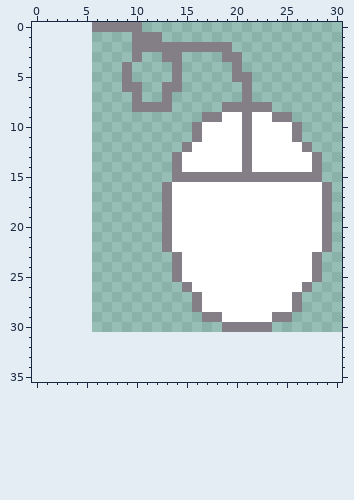
Pixel-art sprite, stored at Sprites/Interface/mouse.png. This is how it looked before the edit.
The file is 32x32 pixels. Colours within 5 levels of each other are drawn and written as one. The old version is drawn lined up with the new one, on the new canvas.
The result:
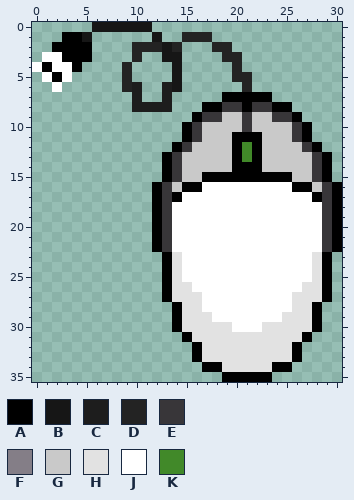
Palette (. is transparent): A #000000  B #161616  C #1d1d1d  D #232323  E #383639  F #847e87  G #c9c9c9  H #e2e2e2  J #ffffff  K #418929
Edits made:
canvas 32x32 -> 31x36, the old top-left corner now at 6,-1 (the part of the old canvas that was cut away was empty and is not shown)
Changed rows in their new state; - is an unchanged pixel.
first column x 0:
 0 ------BBBBBB-------------------
 1 ---AAB----..B--DDD-------------
 2 --AAAA----DDDBD...DD-----------
 3 -JJAAA----D--BB----DD----------
 4 JAJJA----D----B-----D----------
 5 -JAJ-----D----B-----DD---------
 6 --J------DC--CB------D---------
 7 ----------C--C-----AAAAA-------
 8 ----------CCCC---AAEEAEEAA-----
 9 ----------------AEEGGEGGEEA----
10 ---------------AEGGGGEGGGGEA---
11 ---------------AEGGGAAAGGGEA---
12 --------------AEGGGGAKAGGGGEA--
13 -------------AEGGGGGAKAGGGGGEA-
14 -------------AEGGGGGAAAGGGGGEA-
15 -------------AEGGAAAAAAAAAGGEA-
16 ------------AEGAA---------AAGEA
17 ------------AEA-------------AEA
18 ------------AE---------------EA
19 ------------AE---------------EA
20 ------------AE---------------EA
21 ------------AE---------------EA
22 ------------AE---------------EA
23 -------------AH-------------HA-
24 -------------AH-------------HA-
25 -------------AH-------------HA-
26 -------------AHH-----------HHA-
27 -------------AHHH---------HHHA-
28 --------------AHH---------HHA--
29 --------------AHHHJ-----JHHHA--
30 --------------AHHHHHJJJHHHHHA--
31 ---------------AHHHHHHHHHHHA---
32 ----------------AHHHHHHHHHA----
33 ----------------AHHHHHHHHHA----
34 -----------------AAHHHHHAA-----
35 -------------------AAAAA-------
Where, in picture pixels (left, top, right, bottom), the same in both pictures:
changed: (32, 22, 342, 382)
